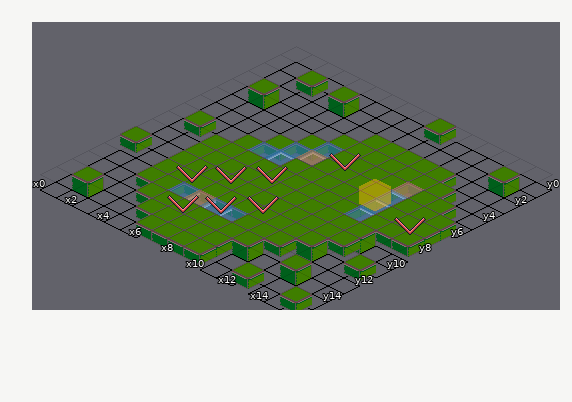
Two versions of a level (Tiled map (JSON), src/map/battle-tutBoss.json). That is the earlier state.
Cells are 32x16 px. Isometric: x runs down to the right, y down to the left. Shown: x 0..15, y 0..15.
Now the later version:
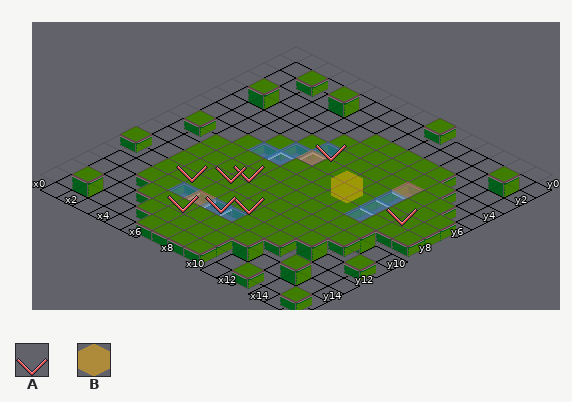
Key: from "control": A 1; from "props-dynamic": B 2 "markerOrange".
Objects are placed by the point they stand on, in cells (3,4 is the top-left corner of cell 3,4); size is 1x1 cell unless given.
Changes in this commit:
{"where": "layer \"Objects\""}
{"was": "A \"MarkerEnemy1\" at 9.2,5.9 size 1x2", "now": "A \"MarkerEnemy1\" at 8.2,5.8 size 1x2"}
{"was": "A \"MarkerEnemy2\" at 15.2,7.9 size 1x2", "now": "A \"MarkerEnemy2\" at 14.4,7.6 size 1x2"}
{"was": "B \"MarkerEnemy0\" at 12.7,7.5 size 1x2", "now": "B \"MarkerEnemy0\" at 11.3,7.8 size 1x2"}
{"was": "A \"MarkerAlly0\" at 7.8,9 size 1x2", "now": "A \"MarkerAlly0\" at 7,9.7 size 1x2"}
{"was": "A \"MarkerAlly1\" at 9.3,11.2 size 1x2", "now": "A \"MarkerAlly1\" at 9,11.7 size 1x2"}
{"label":"changed","picture_box":[315,144,426,235]}
{"label":"changed","picture_box":[233,165,288,215]}
